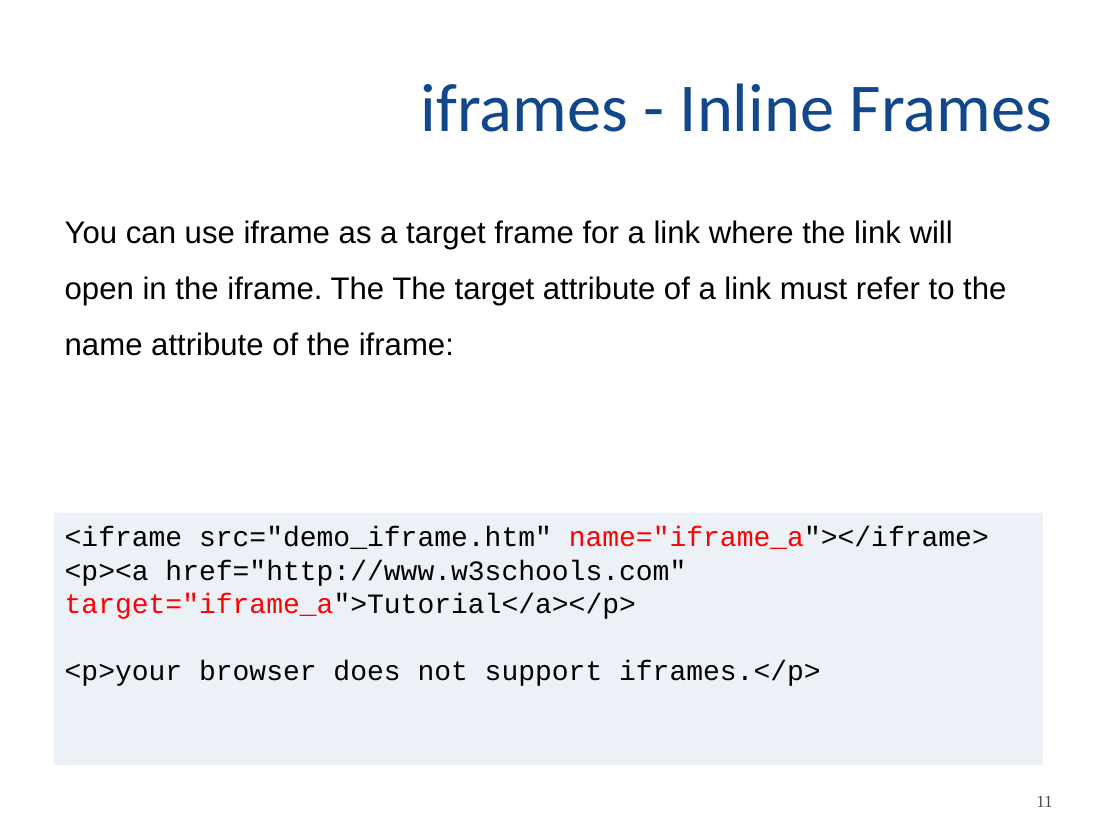
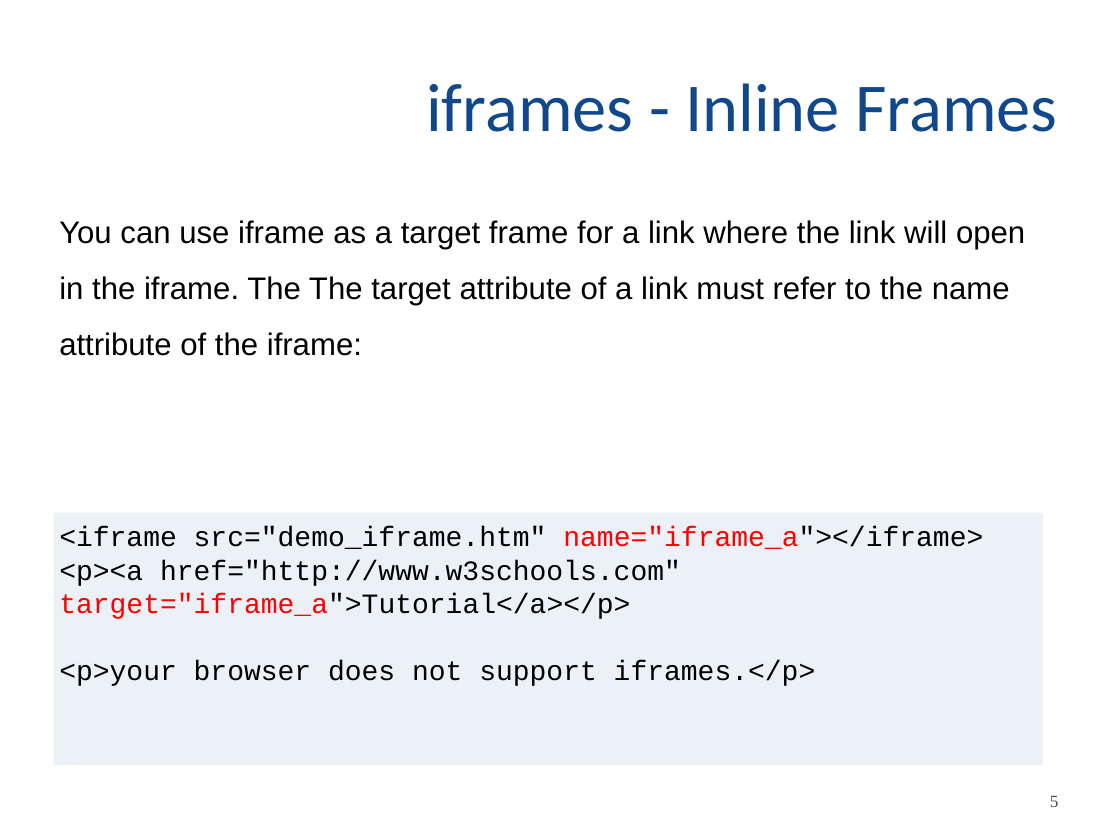
Before and after one commit to amogbil/PSU-webdev, a slide deck: slide 5 of Slides/Lecture10-imgMaps-iframe-audio-video.pptx (slide 11 before the commit). Drawn at 1120x840 pixels with LibreOffice and Linux fonts; fonts in the diff are those of the drawing. Boxes give left, top, right and bottom in pixels: in the first picture for what was removed or moved away, otherwise in the second. Text is boxed around its words. In the diff, an @@ line names an element or a change of style, - is before the commit and + after.

Commit message:
changes

```diff
--- a/Slides/Lecture10-imgMaps-iframe-audio-video.pptx
+++ b/Slides/Lecture10-imgMaps-iframe-audio-video.pptx
@@ title "iframes - Inline Frames" at box(426, 83, 1057, 132): text colour #11478B to #11488B @@
@@ text "You can use iframe as ..." rewrapped from box(65, 220, 1006, 356) to box(59, 220, 1025, 356) @@
@@ text "<iframe src="demo_iframe.htm" name="iframe_a"></iframe>": place and size @@
-text "<iframe src="demo_iframe.htm" name="iframe_a"></iframe>" at box(54, 513, 1043, 765)
+text "<iframe src="demo_iframe.htm" name="iframe_a"></iframe>" at box(59, 526, 983, 686)
@@ text "<iframe src="demo_iframe.htm" name="iframe_a"></iframe>" at box(59, 526, 983, 686): fill #DCE6F2 at 52% opacity to none @@
@@ rectangle added at box(54, 513, 1043, 765), fill #DCE6F2 at 52% opacity @@
@@ page number removed at box(1036, 796, 1052, 807) @@
-11
@@ page number added at box(1050, 796, 1059, 807), 11 pt, text #4D4D4D @@
+5
```
Also in this commit, not shown: 12 other slides changed, 6 slides removed.
